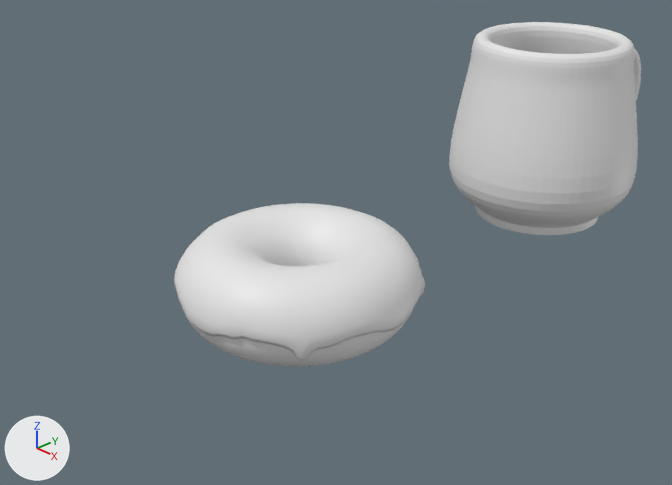
The Blender file BlenderGuru/Donut2.blend, before and after one commit.
The view is the same before and after, from a camera (50 mm lens) standing at (0.82, -0.73, 0.634) and looking at (-0.056, 0.123, 0.061). Arrows for +X, +Y and +Z are at lower left; the lights stay in place. The first picture is the older version.

The first picture shows 'Cylinder', 'donut', 'icing'.
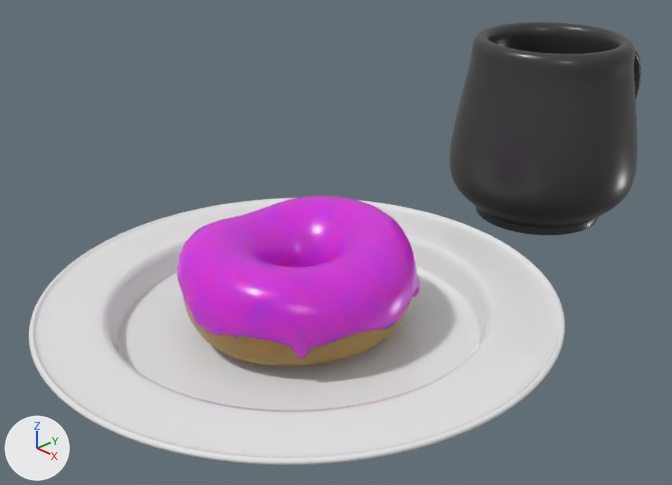
Pixel boxes [x1, y1, x2, y2] of what changed, in the pictures (672 x 485 px):
'Circle', added
    after: [29, 198, 565, 465]
'Cylinder', recoloured (white to dark grey)
    both: [449, 22, 641, 235]
'icing', recoloured, reshaped (white to pink)
    before: [174, 203, 425, 361]
    after: [177, 196, 420, 358]
'donut', recoloured, reshaped
    before: [183, 310, 412, 366]
    after: [183, 296, 411, 366]

The change, as a list of edits to the scene's bpy script:
```text
Add mat_material:
    mat_material = principled_material('Material')
    mat_material.base_color = (0.8, 0.0224, 0.712)  # pink #e729db
    mat_material.roughness = 0.254
    mat_material.subsurface_weight = 1.0
Add mat_material_001:
    mat_material_001 = principled_material('Material.001')
    mat_material_001.base_color = (0.0414, 0.0404, 0.0424)  # dark grey #39393a
    mat_material_001.roughness = 0.3
Add mat_material_003:
    mat_material_003 = principled_material('Material.003')
    mat_material_003.base_color = (0.399, 0.218, 0.0422)  # brown #a9813a
    mat_material_003.subsurface_weight = 1.0
    mat_material_003.subsurface_radius = (1.0, 0.8, 0.9)
    mat_material_003.subsurface_scale = 0.3
Add mat_material_002:
    mat_material_002 = principled_material('Material.002')
    mat_material_002.base_color = (0.8, 0.8, 0.8)  # white #e7e7e7
    mat_material_002.roughness = 0.0
Change me_torus:
    used by ob_donut; location = (0.0, 0.0, 0.063)
    remove me_torus.from_pydata(...)  # 624 vertices, 624 faces; spans x -0.16..0.16, y -0.16..0.16, z -0.06..0.06
    add me_torus.from_pydata(...)  # 624 vertices, 624 faces; spans x -0.151..0.152, y -0.153..0.155, z -0.061..0.071
    me_torus part 1: 531 of 624 vertices moved; they spanned x -0.16..0.16, y -0.16..0.16, z -0.06..0.06 and now span x -0.151..0.152, y -0.153..0.155, z -0.061..0.071; mean shift (0.0, 0.001, 0.001); largest move (0.0, 0.107, 0.06) -> (0.001, 0.118, 0.071)
    add me_torus.materials.append(mat_material_003)  # brown #a9813a
Change me_cylinder:
    where me_cylinder.from_pydata(...)  # 324 vertices, 312 faces; spans x -0.163..0.163, y -0.163..0.274, z -0.158..0.143
    add me_cylinder.materials.append(mat_material_001)  # dark grey #39393a
Change me_torus_001:
    used by ob_icing; location = (0.0, 0.0, 0.063)
    remove me_torus_001.from_pydata(...)  # 3120 vertices, 3120 faces; spans x -0.169..0.163, y -0.163..0.166, z -0.028..0.065
    add me_torus_001.from_pydata(...)  # 3120 vertices, 3120 faces; spans x -0.16..0.155, y -0.156..0.162, z -0.028..0.077
    me_torus_001 part 2: 2830 of 3120 vertices moved; they spanned x -0.169..0.163, y -0.163..0.166, z -0.028..0.065 and now span x -0.16..0.155, y -0.156..0.162, z -0.028..0.077; mean shift (0.0, 0.001, 0.002); largest move (0.0, 0.107, 0.065) -> (0.001, 0.118, 0.076)
    add me_torus_001.materials.append(mat_material)  # pink #e729db
Add me_circle_001:
    me_circle_001.from_pydata(...)  # 192 vertices, 161 faces; spans x -0.598..0.598, y -0.598..0.598, z 0.0..0.072
    me_circle_001.polygons.foreach_set('use_smooth', [True] * 161)
    me_circle_001.materials.append(mat_material_002)  # white #e7e7e7
Add ob_circle:
    ob_circle = bpy.data.objects.new('Circle', me_circle_001)
    ob_circle.location = (0.0, 0.0, 0.0)
    ob_circle.scale = (0.584, 0.584, 0.584)
    _m = ob_circle.modifiers.new('Solidify', 'SOLIDIFY')
    _m.thickness = 0.016
    _m = ob_circle.modifiers.new('Subdivision', 'SUBSURF')
    _m.levels = 2
```
